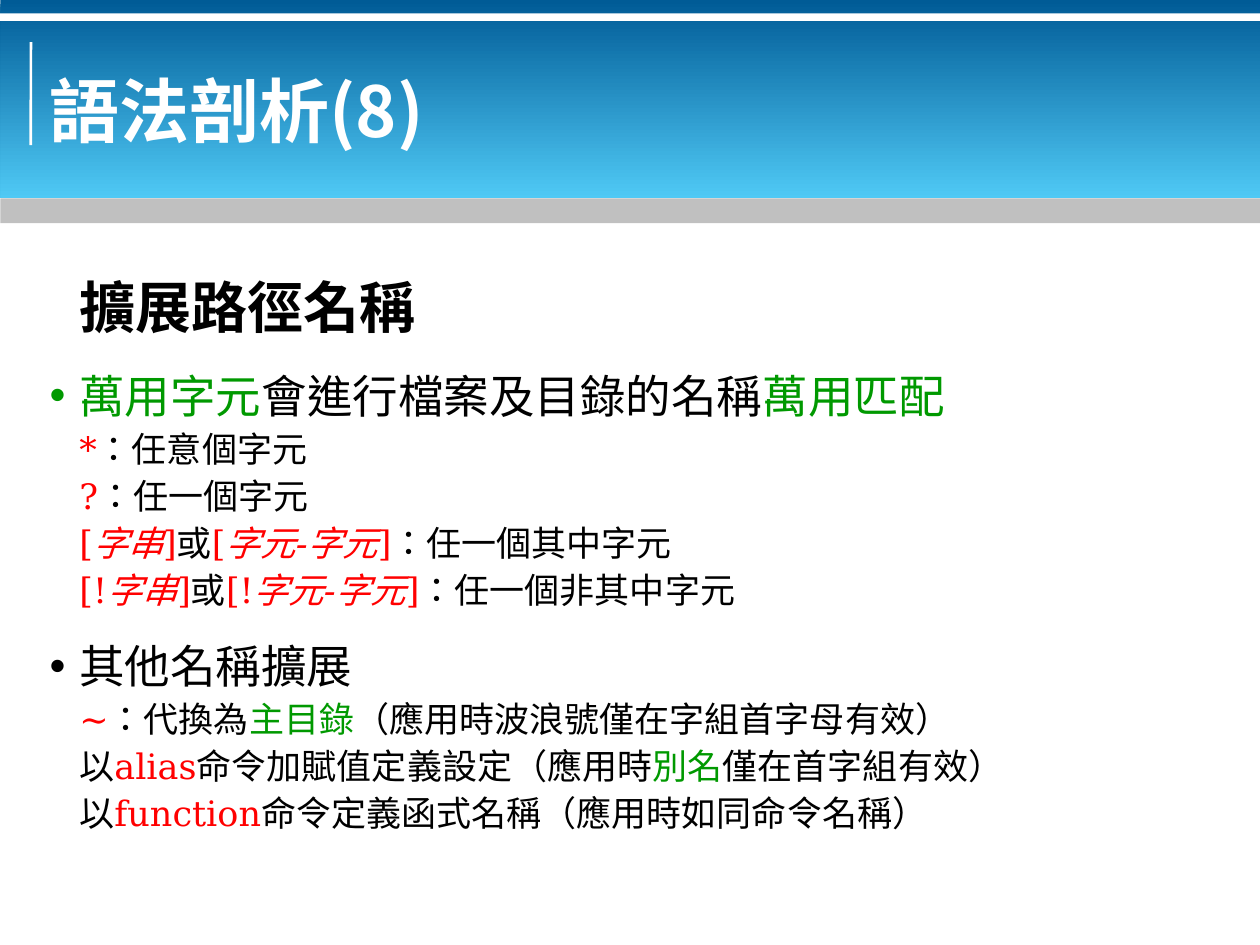
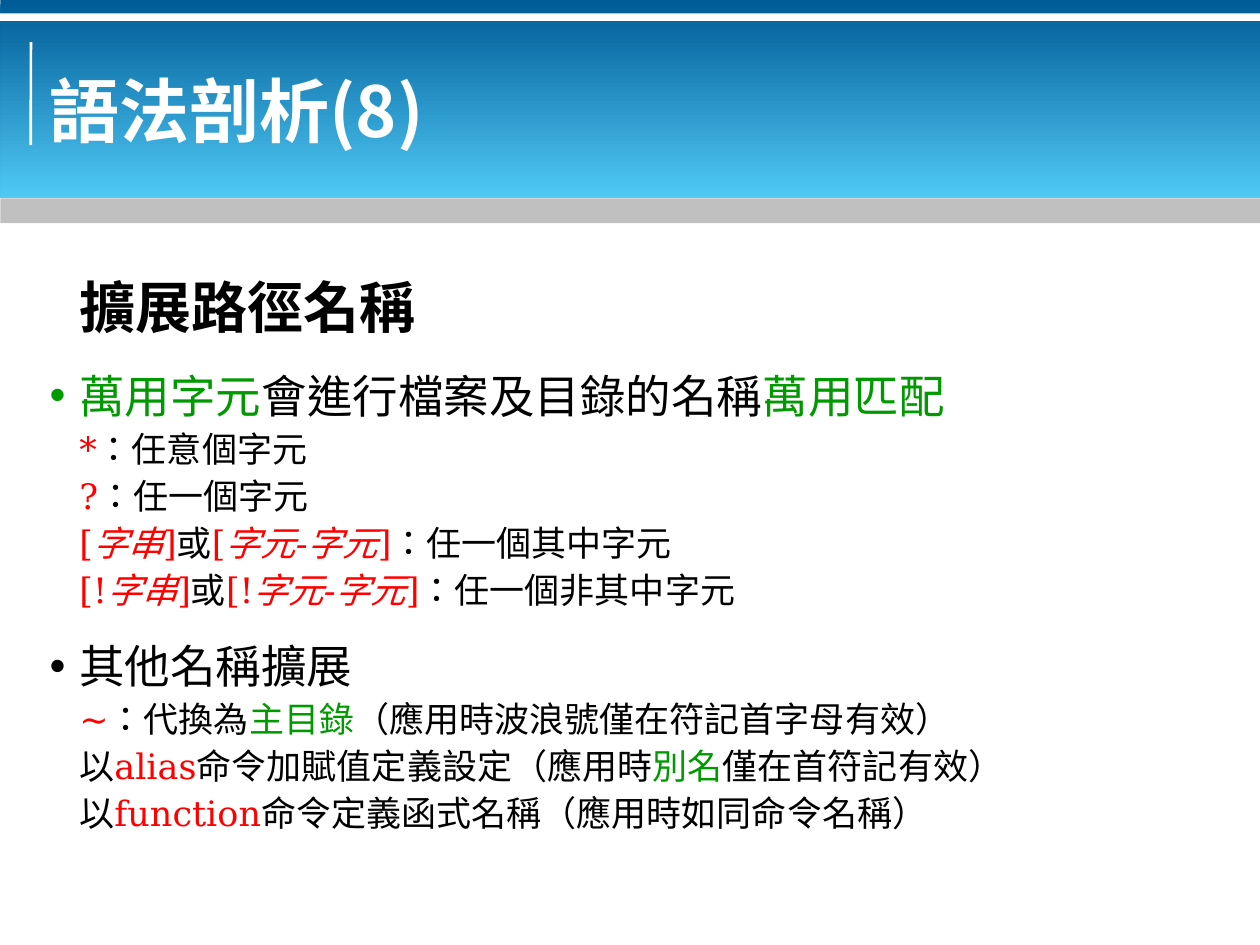
Before and after one commit to bluebat/.presentations, a slide deck: slide 14 of bash-basics.odp. Drawn at 1260x945 pixels with LibreOffice and Linux fonts; fonts in the diff are those of the drawing; background and template pictures are left out. Boxes give left, top, right and bottom in pixels: in the first picture for what was removed or moved away, otherwise in the second. Text is boxed around its words. In the diff, an @@ line names an element or a change of style, - is before the commit and + after.

```diff
--- a/bash-basics.odp
+++ b/bash-basics.odp
@@ text at [79,704,1003,783]: text changed @@
-~：代換為主目錄（應用時波浪號僅在字組首字母有效）
-以alias命令加賦值定義設定（應用時別名僅在首字組有效）
+~：代換為主目錄（應用時波浪號僅在符記首字母有效）
+以alias命令加賦值定義設定（應用時別名僅在首符記有效）
```
Also in this commit, not shown: 5 other slides changed.
